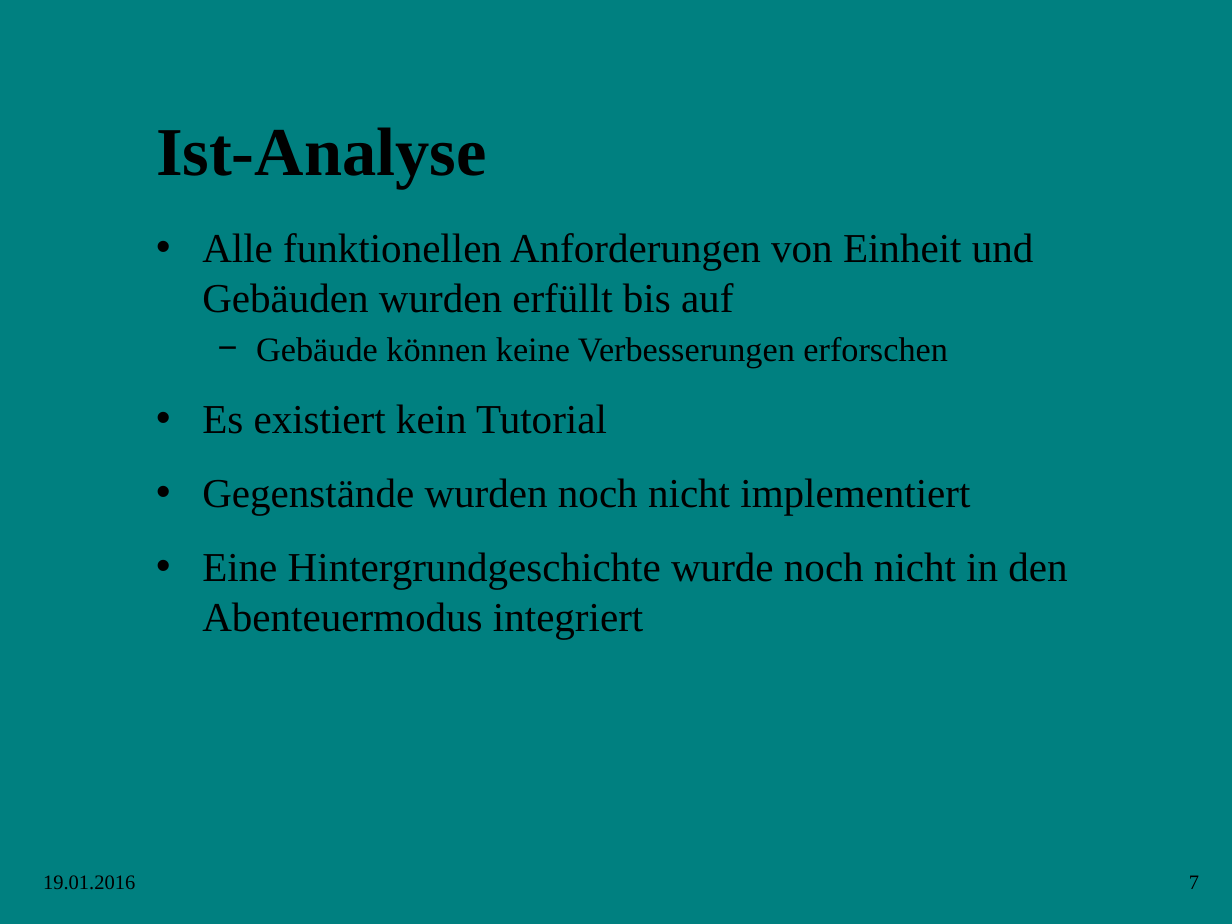
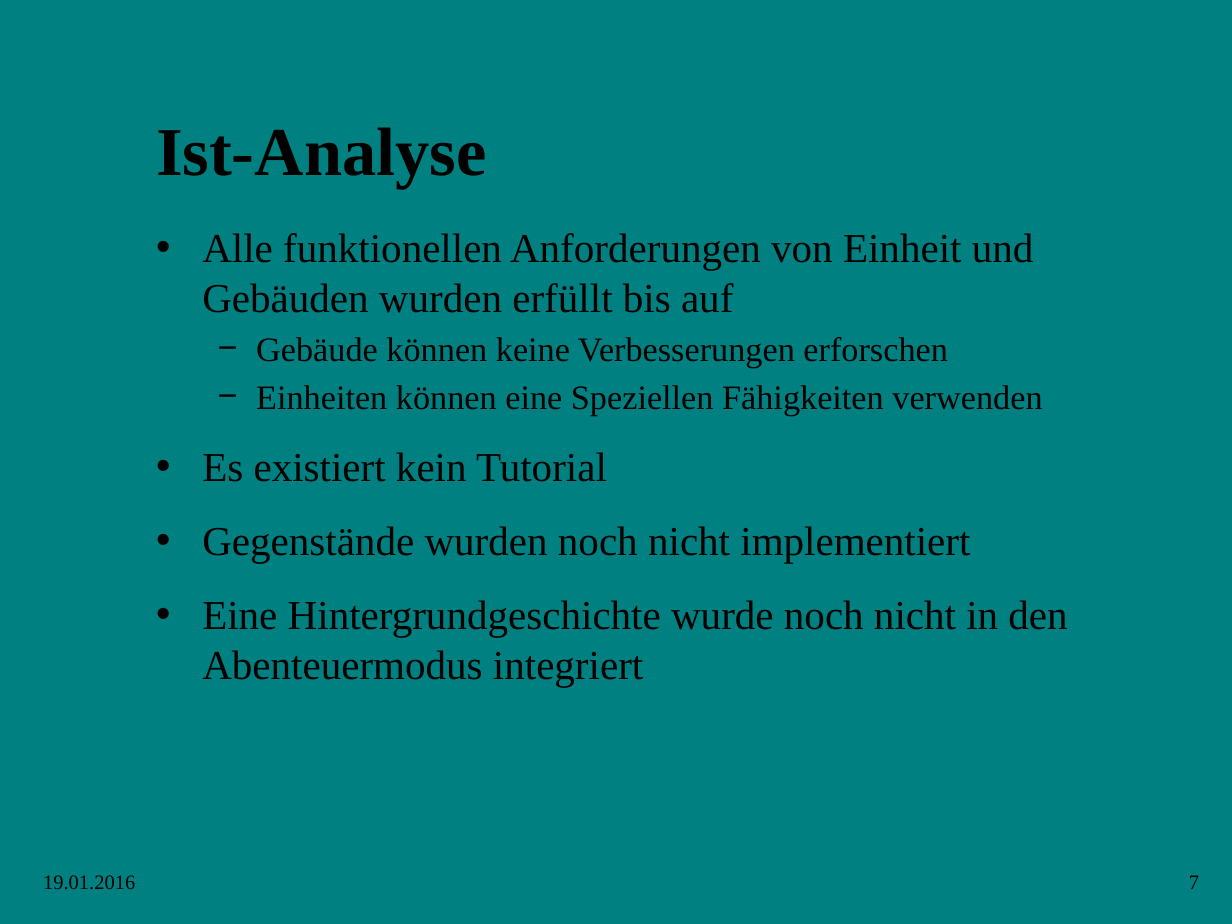
Before and after one commit to DominikRidder/RTSProjekt, a slide deck: slide 7 of docs/Präsentation/2D RTS-Spiel (Ancient Legends).pptx. Drawn at 1232x924 pixels with LibreOffice and Linux fonts; fonts in the diff are those of the drawing; background and template pictures are left out. Boxes give left, top, right and bottom in pixels: in the first picture for what was removed or moved away, otherwise in the second. Text is boxed around its words. In the diff, an @@ line names an element or a change of style, - is before the commit and + after.

Commit message:
Änderungen an der Präsentation

```diff
--- a/docs/Präsentation/2D RTS-Spiel (Ancient Legends).pptx
+++ b/docs/Präsentation/2D RTS-Spiel (Ancient Legends).pptx
@@ text at box(256, 385, 1042, 416): paragraph added @@
+  − Einheiten können eine Speziellen Fähigkeiten verwenden
```
